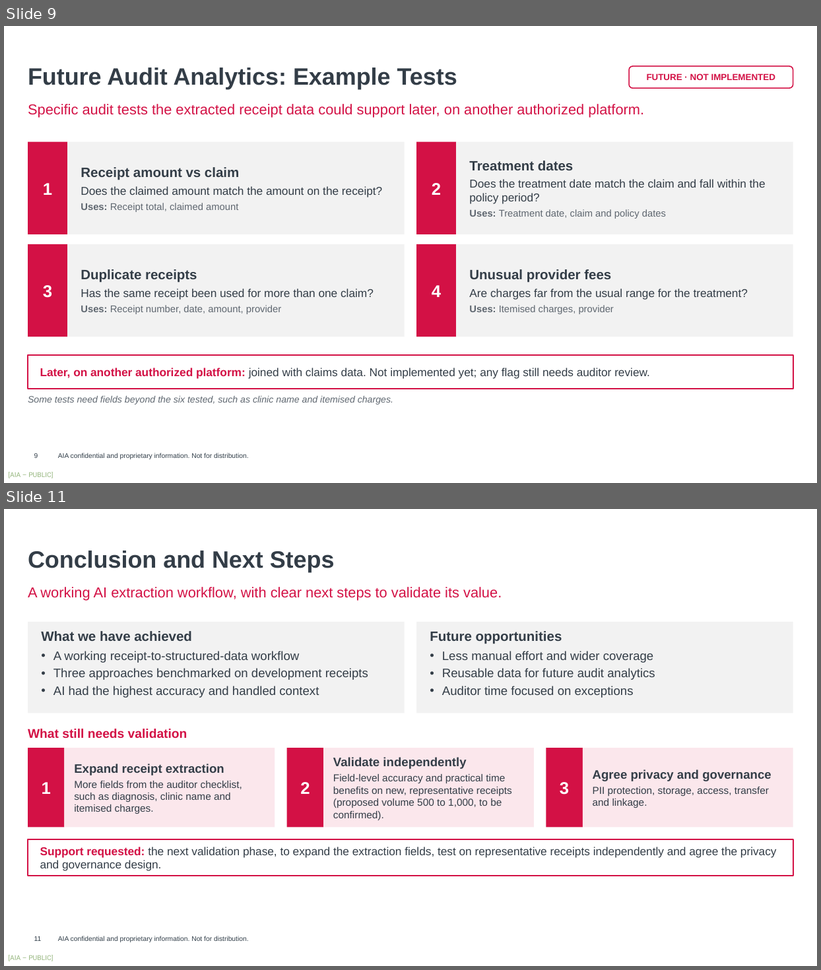
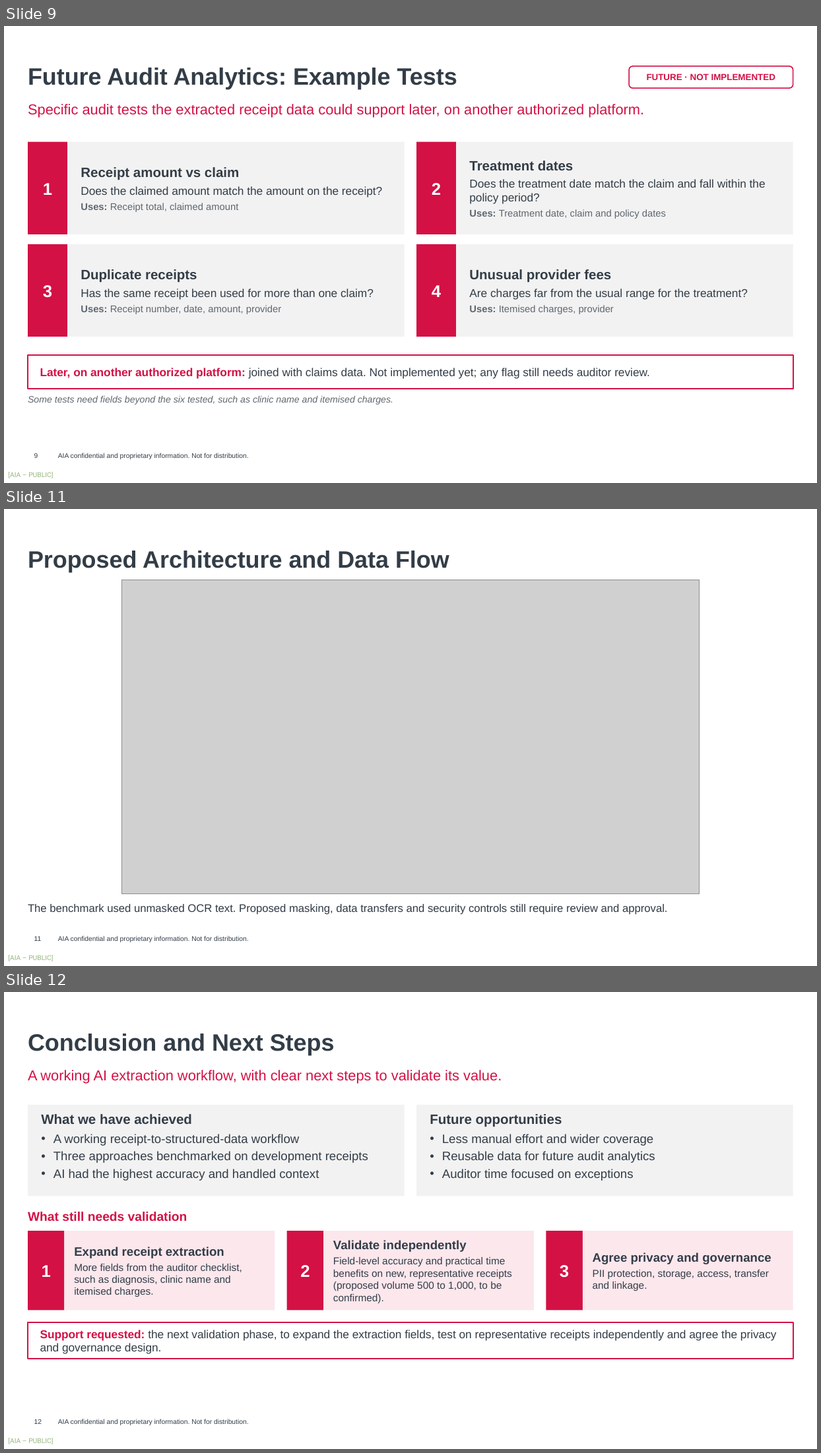
Before and after one commit to harrysokool/playground, a slide deck: ppt/ocr_benchmark/current/OCR_Benchmark_V17.pptx. Shown one above the other, each under a label of ours: slides 9 and 11 before the commit, slides 9, 11 and 12 after it; the slides between them are not shown. The pictures are 821x970 and 821x1453 pixels, drawn with LibreOffice and Linux fonts; fonts in the diff are those of the drawing; grey boxes stand for pictures; background and template pictures are left out. Boxes give left, top, right and bottom in pixels: in the first picture for what was removed or moved away, otherwise in the second. Text is boxed around its words. In the diff, an @@ line names an element or a change of style, - is before the commit and + after.

```diff
--- a/ppt/ocr_benchmark/current/OCR_Benchmark_V17.pptx
+++ b/ppt/ocr_benchmark/current/OCR_Benchmark_V17.pptx
@@ slide 11 added at <box>4,509,817,966</box>, background #FFFFFF; not listed: 2 template elements that a slide beside it also shows @@
@@ text added at <box>28,551,450,572</box>, 28 pt, text #333D47, bold @@
+Proposed Architecture and Data Flow
@@ picture added at <box>122,580,700,894</box> @@
@@ text added at <box>28,904,667,915</box>, 13 pt, text #303A45 @@
+The benchmark used unmasked OCR text. Proposed masking, data transfers and security controls still require review and approval.
@@ page number added at <box>34,937,42,941</box>, 8 pt, text #303D48 @@
+11
@@ what was slide 11 is now slide 12 @@
@@ page number at <box>34,1420,42,1424</box>: text changed @@
-11
+12
```
Also in this commit, not shown: 7 slides changed.
